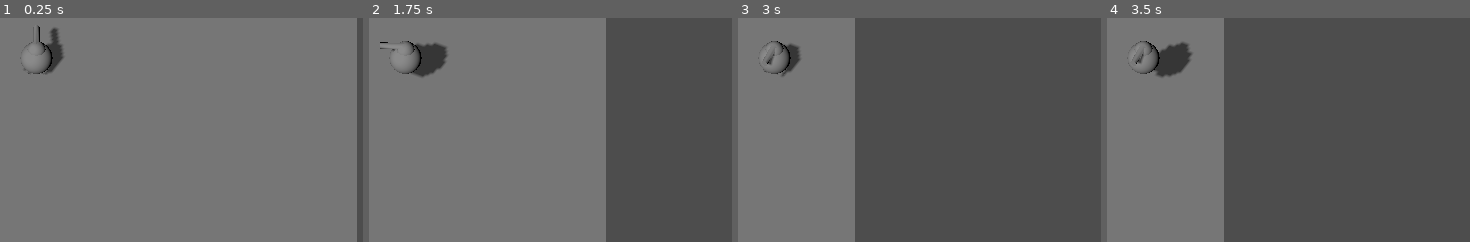
Above: before the commit, frames 1-4 (left to right).
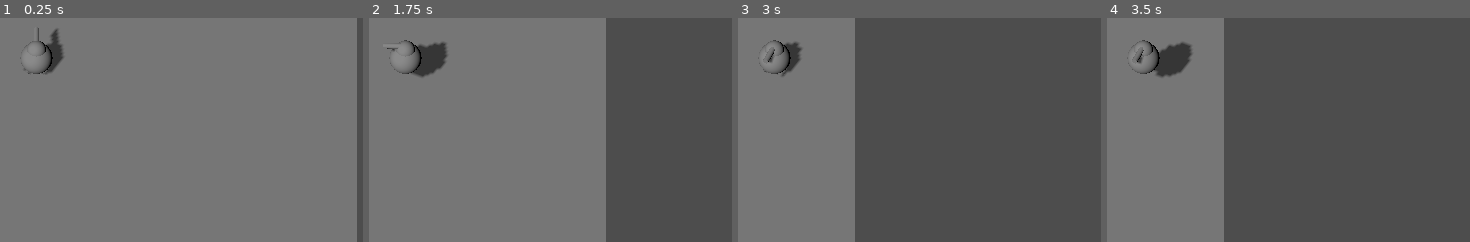
Above: after the commit, the same moments.

Repository: runeteamop/Teamop-Godot-Game
Game: Godot game, scene res://test scenes/runes test.tscn
Two runs of this game, one before a commit and one after it. Both use one fixed random seed, a clock stepped at 60 frames per second and the inputs below. The project has no main scene, so this scene is started directly.
Inputs (mouse positions are % of the whole screen's width and height, from its top left):
- Up to frame 1 (0.25 s): no input
- Up to frame 2 (1.75 s): tap Enter (ui_accept) at 0.5, 0.77, 1.52 s; move the mouse to (79, 45) at 0.52 s; hold D (Right) 0.53-1.28 s; move the mouse to (33, 55) at 1.27 s; hold S (Down) from 1.28 s (still down)
- Up to frame 3 (3 s): move the mouse to (66, 28) at 2.02 s; release S (Down) at 2.03 s; hold D (Right) 2.03-2.78 s; move the mouse to (50, 70) at 2.77 s; hold W (Up) from 2.78 s (still down)
- Up to frame 4 (3.5 s): keep holding W (Up); tap Enter (ui_accept) at 3.02 s
The pictures show only the part of the screen within x 50-100%, y 47-97%; the shares and areas given below are measured in that part.

The runs differ from the first frame. In frame 1, less than 0.1% of the frame differs, in the area x 8-16%, y 3-17%; in frame 2, 0.1%; in frame 3, 0.1%, in the area x 7-18%, y 9-21%; in frame 4, 0.1%.

Commit message:
changed the canon from a csg to meshes

Diff:
--- a/team-op-game/scenes/player.tscn
+++ b/team-op-game/scenes/player.tscn
@@ -1,11 +1,15 @@
-[gd_scene format=3 uid="uid://dcft6scw2phba"]
+[gd_scene format=3 uid="uid://bwvrixfno6k2s"]
 
-[ext_resource type="Script" uid="uid://cd4uvc046lbo0" path="res://scenes/player.gd" id="1_g2els"]
+[ext_resource type="Script" path="res://scenes/player.gd" id="1_g2els"]
 [ext_resource type="PackedScene" uid="uid://do2r14ve4hl7y" path="res://scenes/camera.tscn" id="2_qhqgy"]
 
 [sub_resource type="BoxShape3D" id="BoxShape3D_dqkch"]
 
 [sub_resource type="SphereMesh" id="SphereMesh_g2els"]
+
+[sub_resource type="SphereMesh" id="SphereMesh_qhqgy"]
+
+[sub_resource type="CylinderMesh" id="CylinderMesh_dqkch"]
 
 [node name="Player" type="CharacterBody3D" unique_id=982876763]
 script = ExtResource("1_g2els")
@@ -25,13 +29,10 @@
 
 [node name="Turret" type="Marker3D" parent="." unique_id=1614362004]
 
-[node name="CSGSphere3D" type="CSGSphere3D" parent="Turret" unique_id=965425171]
-transform = Transform3D(-4.371139e-08, 0, -1, 0, 1, 0, 1, 0, -4.371139e-08, 0, 0.35952246, 0)
-gi_lightmap_texel_scale = 0.01
-radius = 0.3
+[node name="MeshInstance3D" type="MeshInstance3D" parent="Turret" unique_id=1851996098]
+transform = Transform3D(-0.59999996, 0, 5.245366e-08, 0, 0.59999996, 0, -5.245366e-08, 0, -0.59999996, 0, 0.37374765, 0)
+mesh = SubResource("SphereMesh_qhqgy")
 
-[node name="CSGCylinder3D" type="CSGCylinder3D" parent="Turret/CSGSphere3D" unique_id=1255229936]
-transform = Transform3D(-4.371139e-08, 1, 0, -1, -4.371139e-08, 0, 0, 0, 1, -0.38961375, 0.19408542, 0)
-gi_lightmap_texel_scale = 0.01
-radius = 0.1
-height = 0.8
+[node name="MeshInstance3D" type="MeshInstance3D" parent="Turret/MeshInstance3D" unique_id=882158034]
+transform = Transform3D(0.3, 0, 0, 0, -2.6226832e-08, -0.3, 0, 0.6, -1.3113416e-08, 1.6460213e-08, 0.30623883, 0.5738544)
+mesh = SubResource("CylinderMesh_dqkch")
